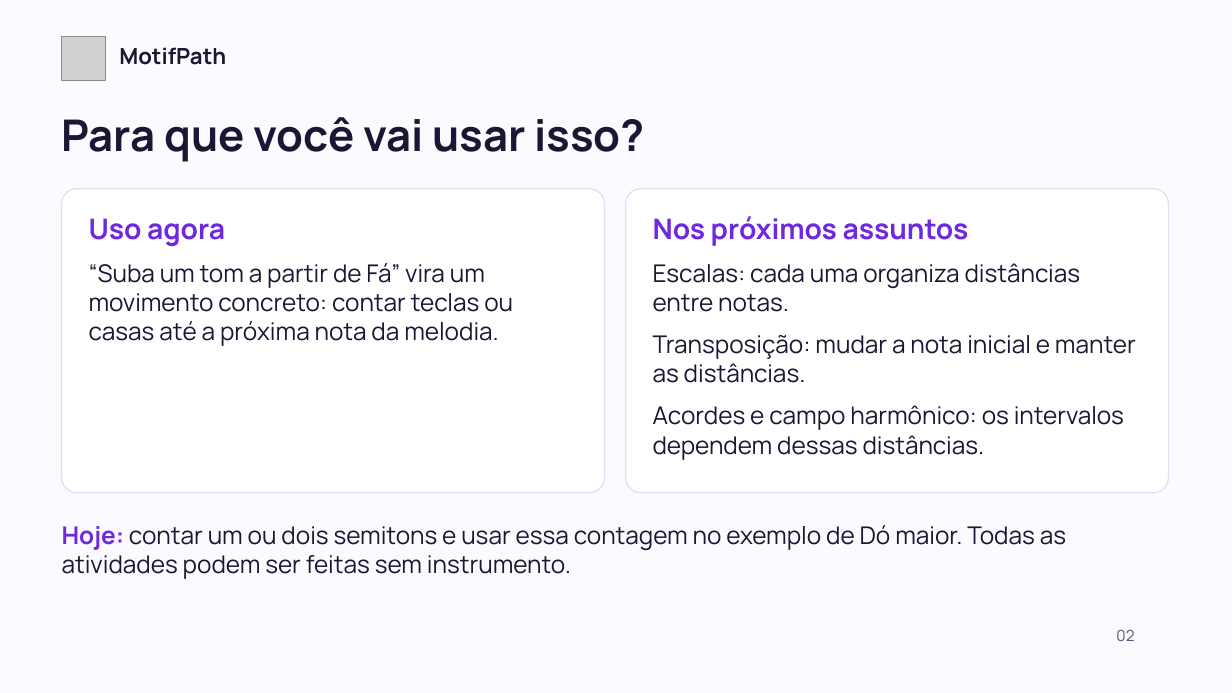
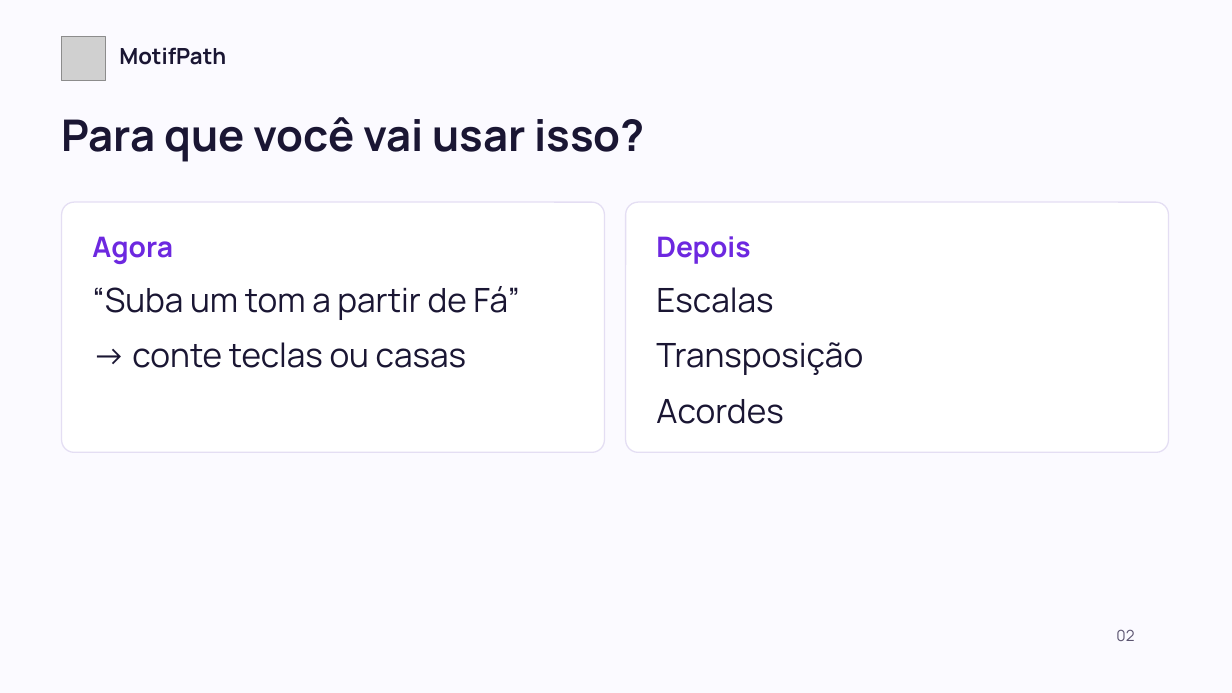
Before and after one commit to motifpath/motifpath-specs, a slide deck: slide 2 of curriculum/content/first-notes/slides/lesson-b.pt-BR.pptx. Drawn at 1232x693 pixels with LibreOffice and Linux fonts; fonts in the diff are those of the drawing; grey boxes stand for pictures. Boxes give left, top, right and bottom in pixels: in the first picture for what was removed or moved away, otherwise in the second. Text is boxed around its words. In the diff, an @@ line names an element or a change of style, - is before the commit and + after.

```diff
--- a/curriculum/content/first-notes/slides/lesson-b.pt-BR.pptx
+++ b/curriculum/content/first-notes/slides/lesson-b.pt-BR.pptx
@@ rounded rectangle: place and size @@
-rounded rectangle at <box>62,189,605,493</box>
+rounded rectangle at <box>62,202,605,453</box>
@@ rounded rectangle: place and size @@
-rounded rectangle at <box>626,189,1169,493</box>
+rounded rectangle at <box>626,202,1169,453</box>
@@ text at <box>92,236,173,264</box>: text changed @@
-Uso agora
+Agora
@@ text at <box>656,236,750,264</box>: text changed @@
-Nos próximos assuntos
+Depois
@@ text at <box>92,286,519,368</box>: text changed; size 19 to 26 pt @@
-“Suba um tom a partir de Fá” vira um movimento concreto: contar teclas ou casas até a próxima nota da melodia.
+“Suba um tom a partir de Fá”
+→ conte teclas ou casas
@@ text at <box>656,287,863,424</box>: text changed; size 19 to 26 pt @@
-Escalas: cada uma organiza distâncias entre notas.
-Transposição: mudar a nota inicial e manter as distâncias.
-Acordes e campo harmônico: os intervalos dependem dessas distâncias.
+Escalas
+Transposição
+Acordes
@@ text removed at <box>62,525,1066,579</box> @@
-Hoje: contar um ou dois semitons e usar essa contagem no exemplo de Dó maior. Todas as atividades podem ser feitas sem instrumento.
```
Also in this commit, not shown: 11 other slides changed, 1 slide removed, 5 other files.
